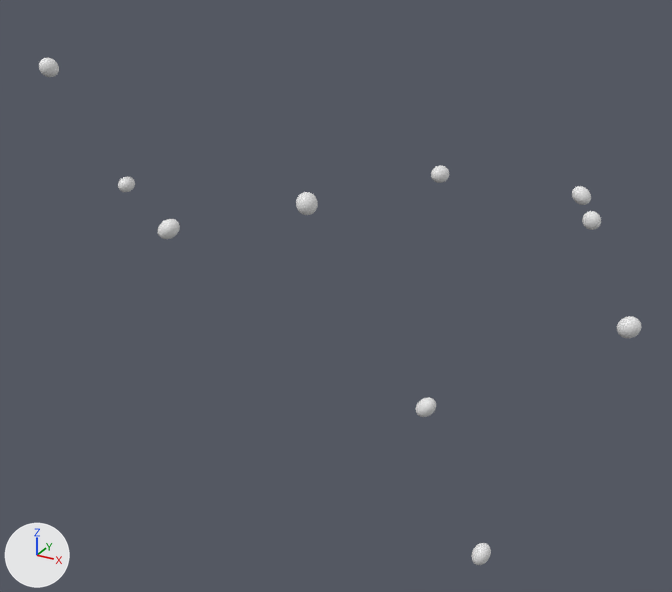
Two versions of the OBJ model data/chains/chain_20/chain.obj, one commit apart.
Both versions are drawn from a 50 mm lens placed at (3.68, -3.43, 0.8), pointed at (1.57, 0.4, -1.11). The axes (+X, +Y, +Z) are drawn at lower left. The lights are the same throughout. The first picture is the older version. Where no turn or scale is listed for an object, it has been applied to the vertices.

The first picture shows 'chain'.
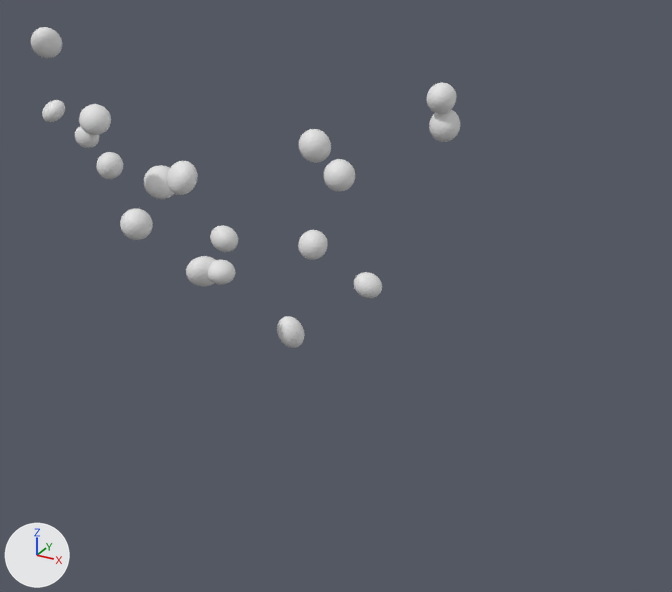
Patch to the scene script:
```diff
--- a/data/chains/chain_20/chain.obj.py
+++ b/data/chains/chain_20/chain.obj.py
@@ me_chain @@
-me_chain.from_pydata(...)  # 1620 vertices, 3200 faces; spans x 0.14..3.03, y -0.26..1.17, z -1.95..0.04
+me_chain.from_pydata(...)  # 2916 vertices, 5760 faces; spans x -0.12..2.19, y -0.28..0.5, z -1.4..0.16
+# me_chain part 1: the loose piece of 162 vertices spanning x 0.14..0.23, y -0.07..0.02, z -0.06..0.04 is multiplied about its middle by the matrix ((0.39, -0.572, 1.304), (-1.526, -0.16, 0.412), (0.455, -1.571, -0.512)), then moved by (-0.12, 0.12, 0.09)
+# me_chain part 2: the loose piece of 162 vertices spanning x 0.33..0.42, y 0.19..0.29, z -0.69..-0.61 is multiplied about its middle by the matrix ((-0.112, -1.275, 0.143), (0.367, 0.02, -1.496), (1.231, -0.184, -0.115)), then moved by (-0.43, -0.04, 0.36)
+# me_chain part 3: the loose piece of 162 vertices spanning x 0.79..0.9, y -0.06..0.05, z -0.8..-0.7 is multiplied about its middle by the matrix ((-0.102, 1.017, -1.032), (1.311, 0.099, -0.482), (0.147, -0.936, -0.955)), then moved by (-0.39, -0.02, 0.51)
+# me_chain part 4: the loose piece of 162 vertices spanning x 1.28..1.4, y 0.44..0.56, z -0.74..-0.62 is multiplied about its middle by the matrix ((-1.002, 0.332, -0.651), (-0.694, -0.088, 1.024), (0.228, 1.191, 0.257)), then moved by (-1.07, -0.26, 0.12)
+# me_chain part 5: the loose piece of 162 vertices spanning x 2.03..2.11, y 0.45..0.55, z -0.46..-0.39 is multiplied about its middle by the matrix ((0.331, 1.326, 0.091), (1.146, -0.237, -0.713), (-0.674, 0.248, -1.166)), then moved by (-1.7, -0.5, 0.08)
+# me_chain part 6: the loose piece of 162 vertices spanning x 2.27..2.36, y -0.18..-0.09, z -1.33..-1.24 is multiplied about its middle by the matrix ((-0.122, -0.717, 1.769), (0.812, 1.908, 0.497), (-1.781, 0.867, 0.458)), then moved by (-1.73, 0.42, 0.66)
+# me_chain part 7: the loose piece of 162 vertices spanning x 2.6..2.68, y -0.26..-0.16, z -1.95..-1.84 is multiplied about its middle by the matrix ((-0.173, -1.212, 0.987), (-2.195, -0.325, 0.185), (0.704, -1.056, -1.148)), then moved by (-1.59, 0.21, 0.96)
+# me_chain part 8: the loose piece of 162 vertices spanning x 2.93..3.03, y 0.62..0.73, z -1.14..-1.03 is multiplied about its middle by the matrix ((0.895, -0.102, -1.124), (0.11, 1.254, 0.193), (1.043, -0.432, 0.988)), then moved by (-1.61, -0.39, -0.23)
+# me_chain part 9: the loose piece of 162 vertices spanning x 2.64..2.73, y 0.94..1.02, z -0.74..-0.65 is multiplied about its middle by the matrix ((-0.402, 0.476, 1.544), (1.048, -1.169, 0.487), (1.038, 1.413, -0.118)), then moved by (-1.76, -0.63, -0.2)
+# me_chain part 10: the loose piece of 162 vertices spanning x 2.54..2.63, y 1.07..1.17, z -0.67..-0.58 is multiplied about its middle by the matrix ((-1.001, -0.257, -1.35), (1.1, 0.075, -0.782), (0.196, -1.227, 0.174)), then moved by (-1.44, -1.12, -0.3)
+# me_chain part 11: the loose piece of 162 vertices spanning x 0.79..0.9, y -0.06..0.05, z -0.8..-0.7 is copied, and the copy is multiplied about its middle by the matrix ((-0.804, 1.156, -0.069), (0.035, -0.059, -1.408), (-1.158, -0.805, 0.005)), then moved by (-0.03, -0.2, 0.08); it spans x 0.74..0.89, y -0.28..-0.13, z -0.74..-0.59
+# me_chain part 12: the loose piece of 162 vertices spanning x 1.28..1.4, y 0.44..0.56, z -0.74..-0.62 is copied, and the copy is multiplied about its middle by the matrix ((-0.683, 0.933, -0.476), (-0.091, -0.619, -1.082), (-1.043, -0.556, 0.406)), then moved by (0.14, -0.19, -0.14); it spans x 1.41..1.56, y 0.24..0.39, z -0.89..-0.75
+# me_chain part 13: the loose piece of 162 vertices spanning x 0.79..0.9, y -0.06..0.05, z -0.8..-0.7 is copied, and the copy is multiplied about its middle by the matrix ((0.675, -0.381, -1.473), (-0.591, -1.172, 0.483), (-1.212, 0.174, -0.589)), then moved by (0.13, -0.03, 0.29); it spans x 0.89..1.05, y -0.1..0.04, z -0.54..-0.38
+# me_chain part 14: the loose piece of 162 vertices spanning x 1.28..1.4, y 0.44..0.56, z -0.74..-0.62 is copied, and the copy is multiplied about its middle by the matrix ((-0.807, 0.129, 0.795), (0.435, 1.017, 0.277), (-0.677, 0.499, -0.769)), then moved by (0.39, -0.07, -0.35); it spans x 1.66..1.8, y 0.37..0.5, z -1.1..-0.97
+# me_chain part 15: the loose piece of 162 vertices spanning x 2.03..2.11, y 0.45..0.55, z -0.46..-0.39 is copied, and the copy is multiplied about its middle by the matrix ((0.594, -1.583, 0.252), (-1.582, -0.623, -0.181), (0.259, -0.171, -1.682)), then moved by (-0.38, -0.28, 0.01); it spans x 1.61..1.76, y 0.14..0.29, z -0.49..-0.34
+# me_chain part 16: the loose piece of 162 vertices spanning x 1.28..1.4, y 0.44..0.56, z -0.74..-0.62 is copied, and the copy is multiplied about its middle by the matrix ((-1.131, -0.061, -0.753), (0.333, -1.257, -0.398), (-0.678, -0.515, 1.06)), then moved by (0.12, -0.12, 0.35); it spans x 1.38..1.54, y 0.3..0.46, z -0.42..-0.26
+# me_chain part 17: the loose piece of 162 vertices spanning x 2.03..2.11, y 0.45..0.55, z -0.46..-0.39 is copied, and the copy is multiplied about its middle by the matrix ((-0.118, -1.307, 0.295), (1.481, -0.374, -1.073), (0.979, 0.078, 1.356)), then moved by (0.04, -0.13, 0.38); it spans x 2.05..2.18, y 0.29..0.44, z -0.11..0.03
+# me_chain part 18: the loose piece of 162 vertices spanning x 2.03..2.11, y 0.45..0.55, z -0.46..-0.39 is copied, and the copy is multiplied about its middle by the matrix ((-0.031, -0.968, -1.36), (1.669, -0.045, -0.006), (-0.033, -1.36, 0.969)), then moved by (0.05, -0.1, 0.26); it spans x 2.05..2.19, y 0.33..0.47, z -0.24..-0.09
```

Pixel boxes (x1, y1, x2, y2) of what changed, in the pictures (672 x 592 px; the box of a moved part takes in the faces that stretch with it):
'chain', reshaped (29% narrower, 37% shorter): before (39, 58, 641, 565); after (31, 27, 460, 348)
part 1 of me_chain, moved or reshaped: before (39, 58, 59, 77); after (31, 27, 62, 58)
part 2 of me_chain, moved or reshaped: before (118, 176, 135, 192); after (42, 100, 65, 122)
part 3 of me_chain, moved or reshaped: before (157, 219, 180, 239); after (79, 104, 111, 135)
part 4 of me_chain, moved or reshaped: before (296, 192, 318, 215); after (96, 152, 123, 179)
part 5 of me_chain, moved or reshaped: before (431, 165, 449, 183); after (75, 126, 99, 148)
part 6 of me_chain, moved or reshaped: before (416, 397, 436, 417); after (144, 165, 175, 199)
part 7 of me_chain, moved or reshaped: before (471, 543, 491, 565); after (186, 256, 216, 286)
part 8 of me_chain, moved or reshaped: before (617, 316, 641, 338); after (277, 316, 305, 348)
part 9 of me_chain, moved or reshaped: before (582, 211, 601, 230); after (210, 225, 238, 252)
part 10 of me_chain, moved or reshaped: before (572, 186, 591, 205); after (208, 260, 235, 285)
part 11 of me_chain, added: after (120, 208, 153, 240)
part 12 of me_chain, added: after (298, 230, 328, 260)
part 13 of me_chain, added: after (167, 161, 198, 195)
part 14 of me_chain, added: after (354, 272, 382, 298)
part 15 of me_chain, added: after (324, 159, 355, 192)
part 16 of me_chain, added: after (299, 129, 331, 163)
part 17 of me_chain, added: after (426, 82, 457, 114)
part 18 of me_chain, added: after (429, 110, 460, 142)
